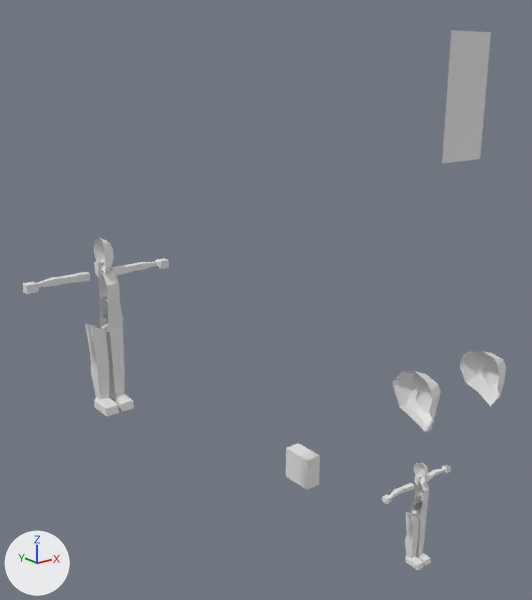
Before and after pictures for a commit that changed the glTF model template_psx_charter.glb.
One viewpoint serves both versions: a 50 mm camera at (-3.63, -7.54, 3.84) aimed at (3.21, 1.01, 0.42). The axes (+X, +Y, +Z) are drawn at lower left. The lights are the same throughout. Vertices at the same position are counted once.
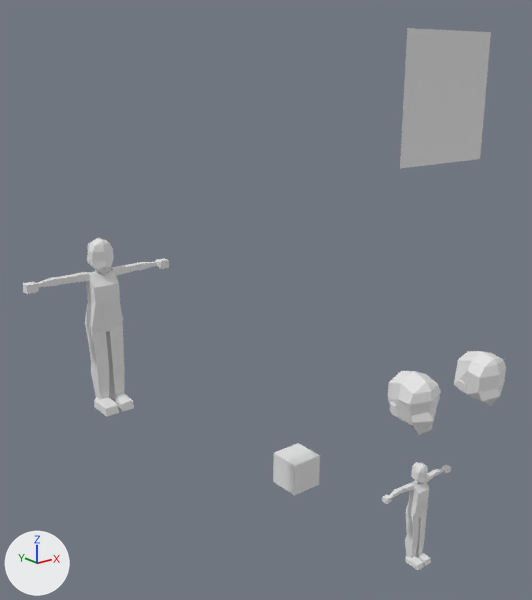
Edits to the bpy script that builds the scene:
```text
Change me_plane_003:
    used by ob_head_1_001; location = (0.0, -0.07, 1.76); scale = (0.3, 0.3, 0.3)
    remove me_plane_003.from_pydata(...)  # 33 vertices, 52 faces; spans x 0.0..0.446, y -0.199..0.76, z -0.501..0.867
    add me_plane_003.from_pydata(...)  # 54 vertices, 104 faces; spans x -0.446..0.446, y -0.199..0.76, z -0.501..0.867
    me_plane_003 part 1
    21 vertices are added at x -0.446..-0.091, y 0.0..0.759, z -0.266..0.729
    52 new faces join them
Change me_cube:
    where me_cube.from_pydata(...)  # 12 vertices, 16 faces; spans x 0.0..0.154, y -0.107..0.099, z -0.206..0.121
    verts and faces of me_cube; kept vertices keep their numbers, new ones are numbered from 12
    me_cube part 2
    add for new, old in zip([*range(12, 18)], [*range(0, 4), 8, 9]): verts[new] = verts[old] + (-0.154, 0.0, 0.0)
    add faces += [(9, 17, 15), (3, 9, 15), (13, 17, 16), (13, 15, 17), (1, 16, 8), (1, 13, 16)]
    add faces += [(0, 12, 2), (2, 12, 14), (1, 15, 13), (1, 3, 15), (0, 8, 12), (8, 16, 12)]
    add faces += [(12, 16, 14), (14, 16, 17), (2, 14, 17), (2, 17, 9)]
Change me_cube_001:
    where me_cube_001.from_pydata(...)  # 8 vertices, 10 faces; spans x 0.0..0.189, y -0.101..0.122, z -0.034..0.196
    verts and faces of me_cube_001; kept vertices keep their numbers, new ones are numbered from 8
    me_cube_001 part 3
    add verts[8] = (-0.15, -0.101, 0.196)  # pixel (95, 304)
    add verts[9] = (-0.15, 0.088, 0.196)  # pixel (88, 300)
    add verts[10] = (-0.189, 0.122, -0.034)  # pixel (85, 319)
    add verts[11] = (-0.189, -0.076, -0.032)  # pixel (92, 323)
    add faces += [(5, 10, 9), (1, 5, 9), (8, 10, 11), (8, 9, 10), (0, 11, 4), (0, 8, 11)]
    add faces += [(0, 9, 8), (0, 1, 9), (5, 11, 10), (4, 11, 5)]
Change me_cube_003:
    where me_cube_003.from_pydata(...)  # 8 vertices, 12 faces; spans x 0.0..0.25, y -0.25..0.25, z -0.25..0.25
    verts and faces of me_cube_003; kept vertices keep their numbers, new ones are numbered from 8
    me_cube_003 part 4
    add for new, old in zip([*range(8, 12)], [*range(4, 8)]): verts[new] = verts[old] + (-0.25, 0.0, 0.0)
    add faces += [(6, 8, 10), (4, 8, 6), (5, 7, 11), (5, 11, 9), (6, 11, 7), (6, 10, 11)]
    add faces += [(9, 11, 10), (8, 9, 10), (5, 9, 8), (4, 5, 8)]
Change me_plane_001:
    where me_plane_001.from_pydata(...)  # 4 vertices, 2 faces; spans x 0.0..1.0, y 0.0, z -1.0..1.0
    verts and faces of me_plane_001; kept vertices keep their numbers, new ones are numbered from 4
    me_plane_001 part 5
    add verts[4] = (-1.0, 0.0, -1.0)  # pixel (399, 168)
    add verts[5] = (-1.0, 0.0, 1.0)  # pixel (407, 27)
    add faces += [(0, 2, 5), (0, 5, 4)]
Change me_plane_005:
    remove me_plane_005.from_pydata(...)  # 33 vertices, 52 faces; spans x 0.0..0.446, y -0.199..0.76, z -0.338..0.714
    add me_plane_005.from_pydata(...)  # 54 vertices, 104 faces; spans x -0.446..0.446, y -0.199..0.76, z -0.338..0.714
    me_plane_005 part 6
    21 vertices are added at x -0.446..-0.091, y 0.0..0.759, z -0.158..0.608
    52 new faces join them
Change me_plane_002:
    remove me_plane_002.from_pydata(...)  # 38 vertices, 62 faces; spans x 0.0..0.423, y -0.204..0.763, z -0.336..0.728
    add me_plane_002.from_pydata(...)  # 64 vertices, 124 faces; spans x -0.423..0.423, y -0.204..0.763, z -0.336..0.728
    me_plane_002 part 7
    26 vertices are added at x -0.423..-0.038, y -0.051..0.763, z -0.336..0.584
    62 new faces join them
```

Pixel boxes (x1, y1, x2, y2) of what changed, in the pictures (532 x 600 px):
'Plane', reshaped (84% wider)
    before: (442, 30, 491, 164)
    after: (400, 28, 491, 169)
'head_2', reshaped (10% wider)
    before: (393, 371, 441, 432)
    after: (388, 371, 441, 435)
'head_1', reshaped (13% wider)
    before: (460, 351, 506, 406)
    after: (454, 351, 506, 406)
'Cube.004', reshaped (37% wider, 12% taller)
    before: (286, 443, 320, 490)
    after: (273, 443, 320, 496)
'Cube', reshaped (52% wider, 9% taller)
    before: (98, 269, 120, 302)
    after: (86, 269, 120, 305)
'head_1.001', reshaped (33% wider)
    before: (94, 238, 114, 274)
    after: (87, 238, 114, 274)
'Cube.002', reshaped
    before: (100, 297, 122, 320)
    after: (85, 300, 122, 323)
'Cube.017', reshaped (40% wider, 14% taller)
    before: (415, 480, 429, 501)
    after: (409, 480, 429, 504)
'Cube.018', reshaped
    before: (413, 494, 428, 510)
    after: (406, 498, 428, 514)
'head_1.002', reshaped (12% wider)
    before: (413, 462, 428, 485)
    after: (411, 462, 428, 485)
part 1 of me_plane_003, added
    after: (87, 238, 106, 274)
part 2 of me_cube, added
    after: (86, 272, 108, 305)
part 3 of me_cube_001, added
    after: (85, 301, 108, 323)
part 4 of me_cube_003, added
    after: (273, 448, 308, 496)
part 5 of me_plane_001, added
    after: (400, 28, 451, 169)
part 6 of me_plane_005, added
    after: (454, 351, 500, 406)
part 7 of me_plane_002, added
    after: (388, 371, 433, 435)
